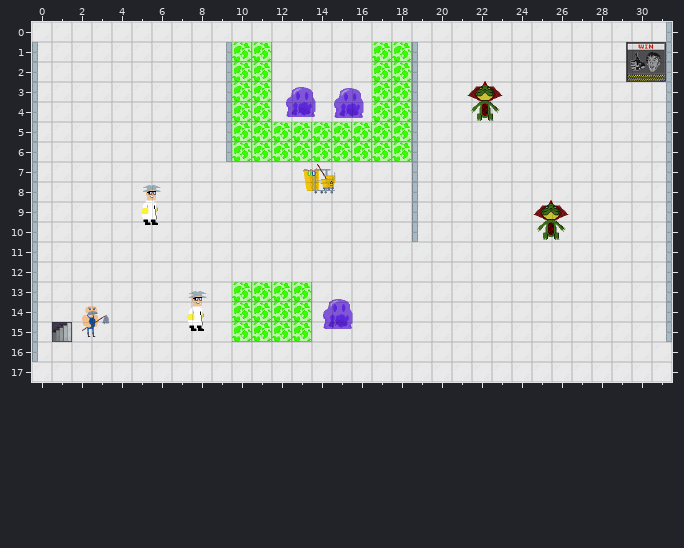
A Tiled map gets an edit: Janiterror/core/assets/level-basic.tmx. Above is the file before it was changed.
Cells are 32x32 px. Shown: x 0..31, y 0..17. Not drawn, because the pictures are missing: unchanged layer "horizontal walls".
The result:
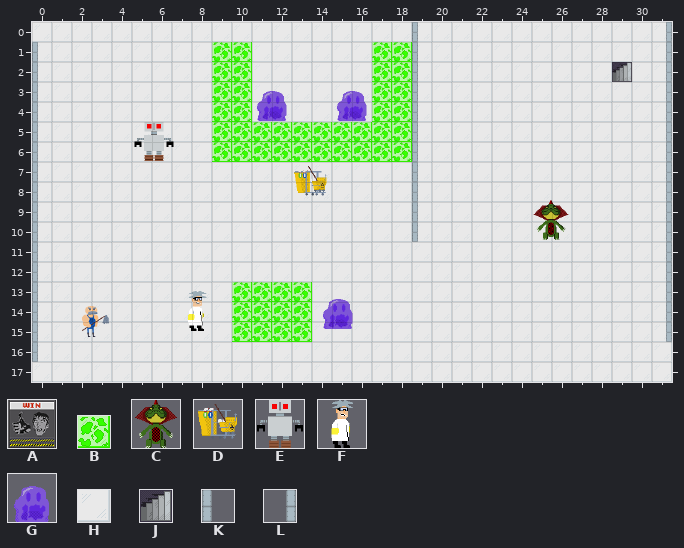
Key: from "goaldoor": A 0; from "hazard": B 0; from "lizard": C 0; from "mop-cart": D 0; from "robot": E 0; from "scientist": F 0; from "slime": G 0; from "tiles": H 0, J 6; from "wallsv": K 0, L 1.
_ is an empty cell.
Objects are placed by their top-left corner, in cells (3,4 is the top-left corner of cell 3,4); size is 1x1 cell unless given.
Difference:
Layer "tiles":
The edit turns tile J into tile H in row 15 at x 1.
Layer "mop cart":
Object D at 13.4,6.9 size 2x2 becomes D at 13,7.1 size 2x2.
Layer "goal door":
A new object: J at 29,2.
Object A "goal door" at 29.7,1 size 2x2 is removed.
Layer "characters":
Object G "slime1" at 12.5,2.8 size 2x2 becomes G "slime1" at 11,3 size 2x2.
A new object: E "robot1" at 5.1,4.9 size 2x2.
Object C "lizard2" at 21.6,2.9 size 2x2 is removed.
Object F "scientist2" at 4.9,8.2 size 2x2 is removed.
Layer "vertical walls":
There is now tile K in row 0 at x 19.
The author cleared tile L in rows 1 to 6 at x 9.
Layer "hazards":
There is now tile B in rows 1 to 6 at x 9.
The author cleared tile B in rows 1 to 4 at x 11.
